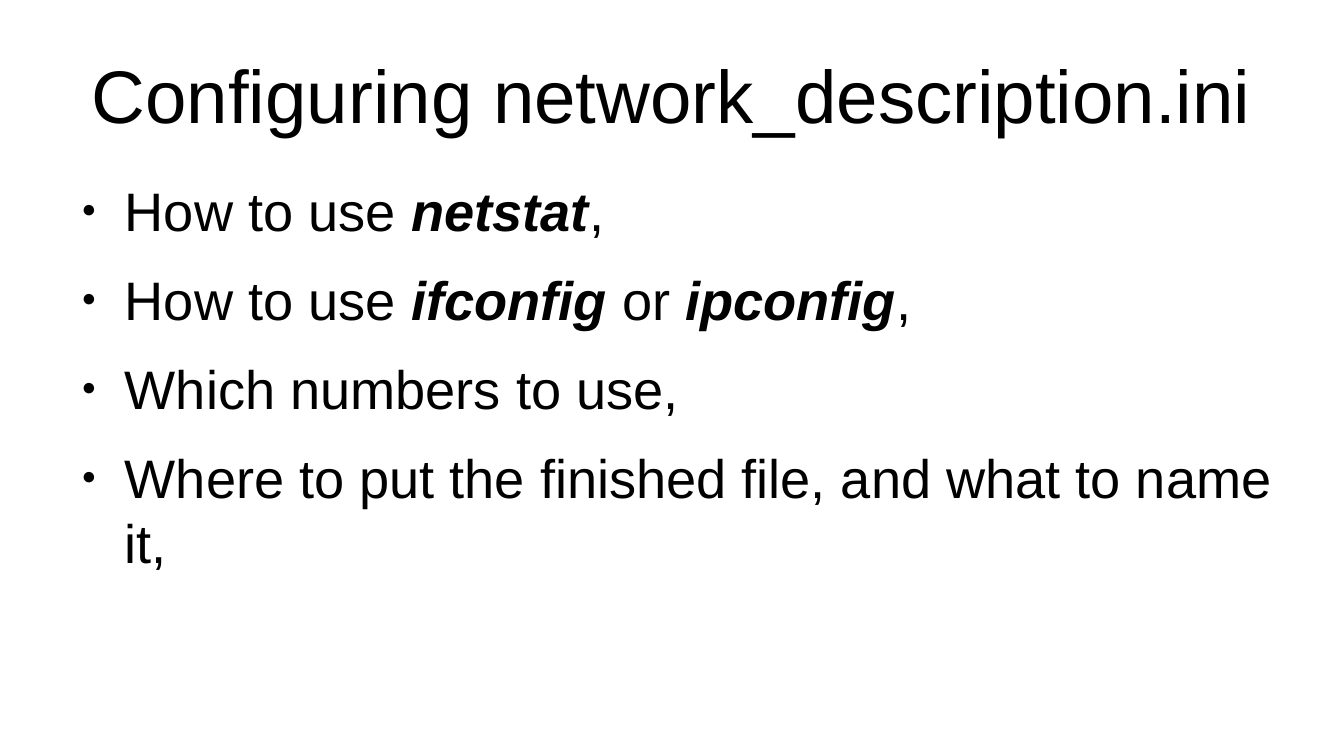
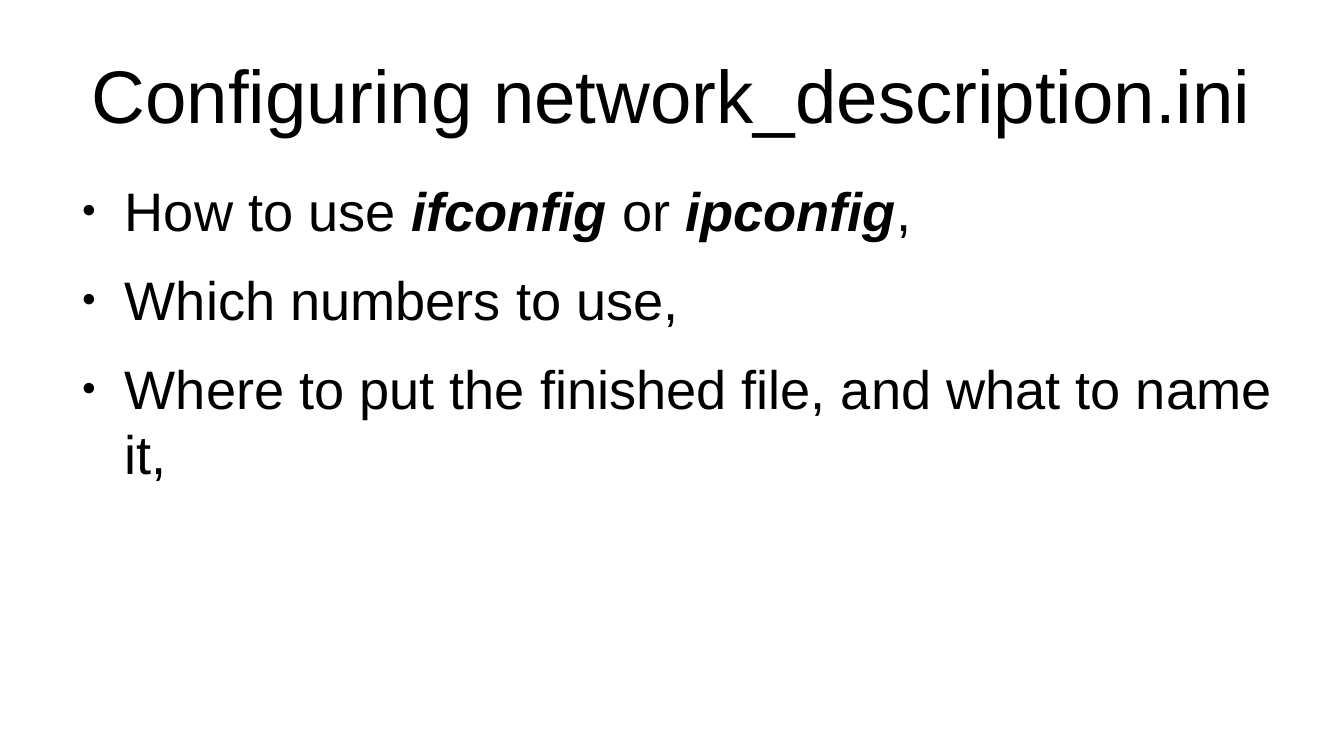
Before and after one commit to seventeenmagpie/skope-mrshim, a slide deck: slide 5 of shimmer/docs/user_guide_with_images.odp (slide 4 before the commit). Drawn at 1344x756 pixels with LibreOffice and Linux fonts; fonts in the diff are those of the drawing. Boxes give left, top, right and bottom in pixels: in the first picture for what was removed or moved away, otherwise in the second. Text is boxed around its words. In the diff, an @@ line names an element or a change of style, - is before the commit and + after.

```diff
--- a/shimmer/docs/user_guide_with_images.odp
+++ b/shimmer/docs/user_guide_with_images.odp
@@ text at <box>125,193,604,238</box>: paragraph removed @@
-● How to use netstat,
```
Also in this commit, not shown: 7 other slides changed, 24 slides added, 2 slides removed, 4 other files.
